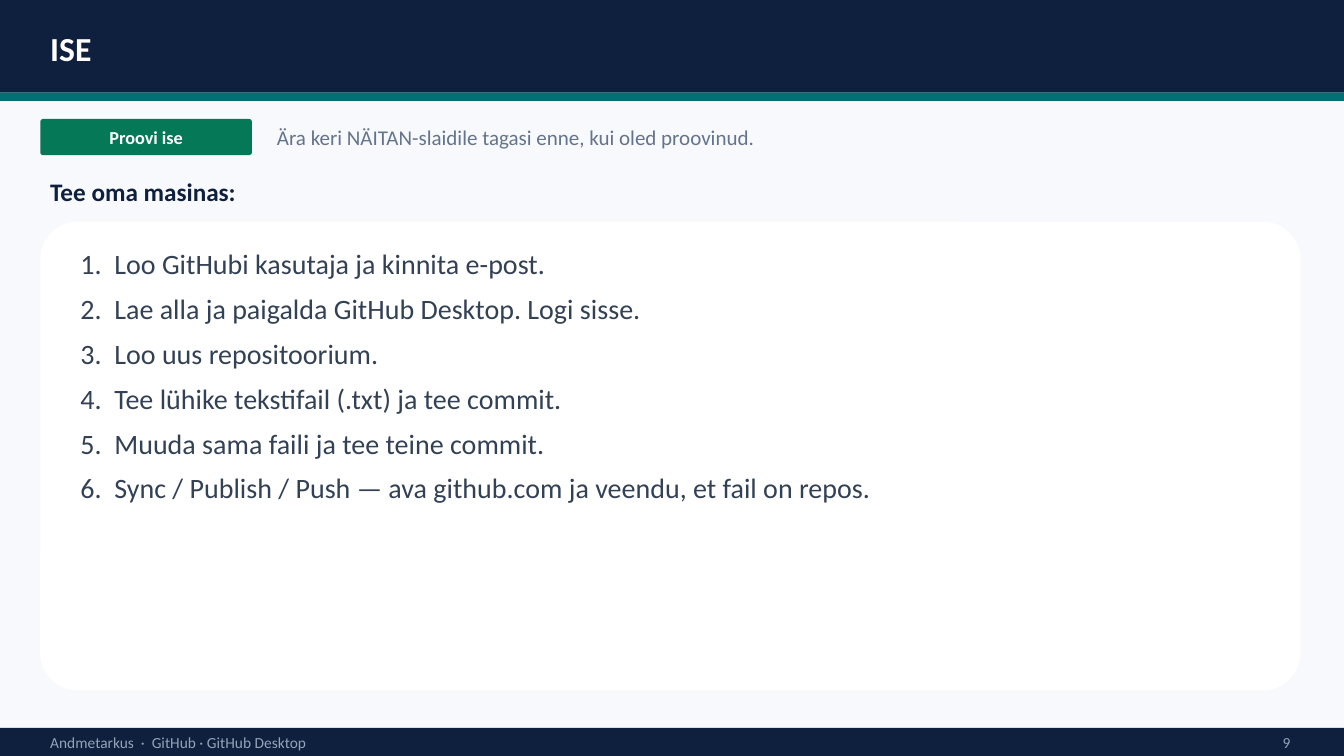
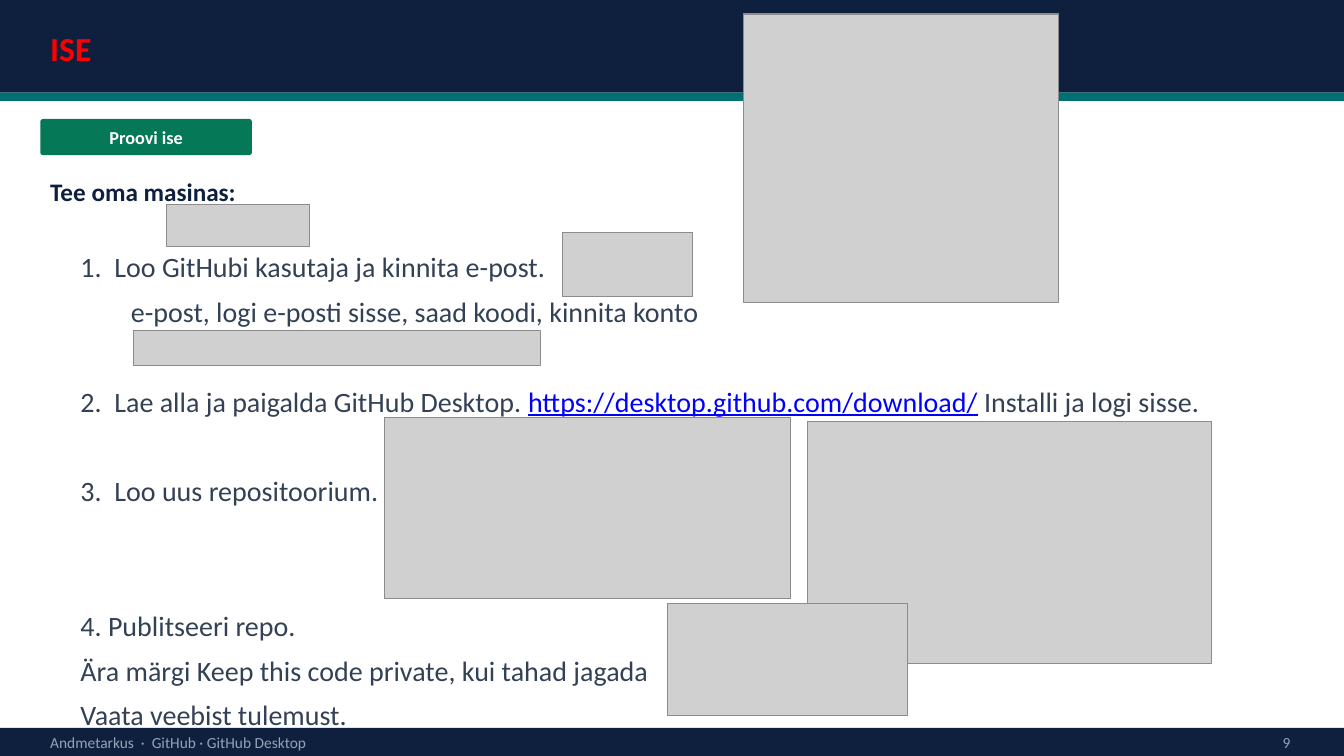
Before and after one commit to emilieabel/andmetarkus, a slide deck: slide 9 of Materjalid/Day15 AI Github/github-desktop-esitlus.pptx (slide 10 before the commit). Drawn at 1344x756 pixels with LibreOffice and Linux fonts; fonts in the diff are those of the drawing; grey boxes stand for pictures. Boxes give left, top, right and bottom in pixels: in the first picture for what was removed or moved away, otherwise in the second. Text is boxed around its words. In the diff, an @@ line names an element or a change of style, - is before the commit and + after.

```diff
--- a/Materjalid/Day15 AI Github/github-desktop-esitlus.pptx
+++ b/Materjalid/Day15 AI Github/github-desktop-esitlus.pptx
@@ rectangle removed at [0, 0, 1344, 756] @@
@@ text "ISE" at [50, 39, 91, 62]: text colour #FFFFFF to #FF0000 @@
@@ picture added at [744, 14, 1059, 302] @@
@@ text removed at [277, 128, 754, 149] @@
-Ära keri NÄITAN-slaidile tagasi enne, kui oled proovinud.
@@ picture added at [166, 205, 310, 247] @@
@@ picture added at [563, 233, 693, 297] @@
@@ text at [80, 302, 1198, 419]: text changed @@
-2. Lae alla ja paigalda GitHub Desktop. Logi sisse.
+e-post, logi e-posti sisse, saad koodi, kinnita konto
+2. Lae alla ja paigalda GitHub Desktop. https://desktop.github.com/download/ Installi ja logi sisse.
@@ picture added at [134, 331, 540, 366] @@
@@ picture added at [384, 417, 790, 598] @@
@@ picture added at [808, 421, 1212, 663] @@
@@ text at [80, 616, 647, 732]: text changed @@
-4. Tee lühike tekstifail (.txt) ja tee commit.
-5. Muuda sama faili ja tee teine commit.
-6. Sync / Publish / Push — ava github.com ja veendu, et fail on repos.
+4. Publitseeri repo.
+Ära märgi Keep this code private, kui tahad jagada
+Vaata veebist tulemust.
@@ picture added at [667, 604, 907, 716] @@
```
Also in this commit, not shown: 4 other slides changed, 5 slides added, 3 slides removed, 1 other file.
